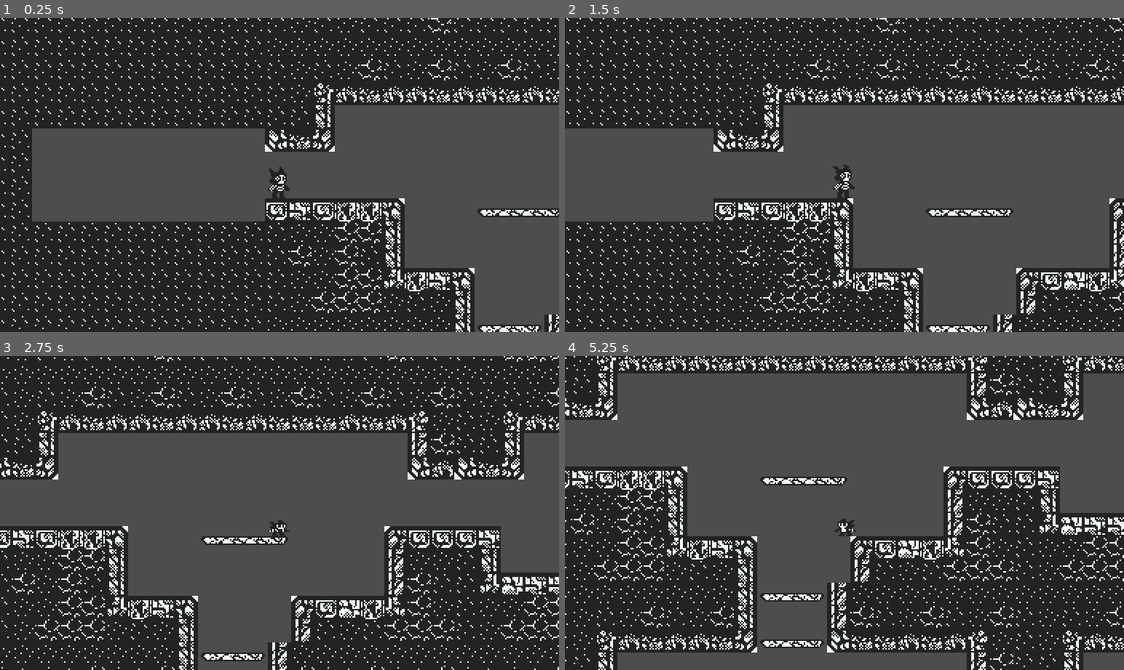
Above: before the commit, frames 1-4 (two rows, left to right).
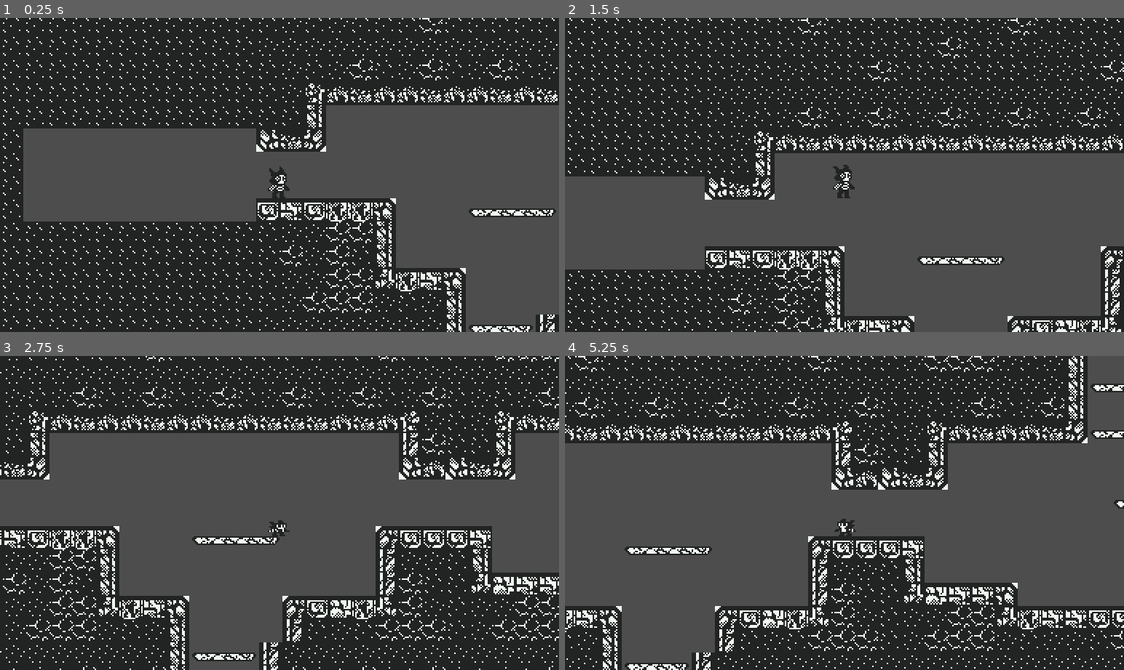
Above: after the commit, the same moments.

Repository: SpeedOfSmell/cryptid-caper
Game: Godot game, scene res://assets/game/game_manager.tscn
Two runs of this game, one before a commit and one after it. Both use one fixed random seed, a clock stepped at 60 frames per second and the inputs below.
Inputs:
- Up to frame 1 (0.25 s): no input
- Up to frame 2 (1.5 s): tap Enter at 0.5 s; hold S (duck) 0.53-1.28 s; hold D (walk_right) from 0.53 s (still down); tap Space (jump) at 0.77, 1.25 s; tap S (duck) at 1.35 s
- Up to frame 3 (2.75 s): tap Space (jump) at 1.52 s; release D (walk_right) at 2.03 s; hold A (walk_left) from 2.03 s (still down); hold S (duck) from 2.03 s (still down)
- Up to frame 4 (5.25 s): tap Enter at 2.75 s; release A (walk_left) at 2.78 s; release S (duck) at 2.78 s; hold D (walk_right) 2.78-4.28 s; tap S (duck) at 2.85, 4.35 s; tap Space (jump) at 3.02, 3.77, 4.52 s; hold S (duck) 3.53-4.28 s; hold A (walk_left) 4.28-5.03 s; hold D (walk_right) from 5.03 s (still down); hold S (duck) from 5.03 s (still down)

The runs differ from the first frame. In frame 1, 9.8% of the frame differs, in the area x 0-100%, y 0-100%; in frame 2, 36%; in frame 3, 13%; in frame 4, 60%.

Commit message:
readd room traversal

Diff:
--- a/assets/game/room_manager/room.gd
+++ b/assets/game/room_manager/room.gd
@@ -2,7 +2,7 @@
 extends Node2D
 
 signal request_room_change(source_room: Room, destination_room: Room, spawn_position: Vector2)
-signal request_room_change_new_room(source_room: Room, door_index: int)
+signal request_room_change_new_room(source_room: Room)
 
 var tilemap: TileMapLayer
 
@@ -14,29 +14,23 @@
 var tile_size: Vector2i
 var room_id := -1
 
-# Y tile coordinate of bottom tile of entry door
-var entry_door_y: int
-# Tile coordinates of bottom tile of exit doors
-var exit_door_positions: Array[Vector2i] = []
+var entrance_rect: Rect2i
+var exit_rect: Rect2i
 
 var previous_room: Room
-var previous_exit_door_index := -1
-var next_rooms: Array[Room] = []
+var next_room: Room
 var transition_requested := false
 var entry_settle_physics_frames := 0
 
 func get_entry_spawn_position() -> Vector2:
-	# Spawn one tile to the right of the entry door on the room's left wall
-	return Vector2(2 * tile_size.x, entry_door_y * tile_size.y)
+	# Spawn just inside the room, to the right of its entrance rectangle.
+	var spawn_tile := Vector2i(entrance_rect.end.x + 1, entrance_rect.position.y + entrance_rect.size.y / 2)
+	return Vector2(spawn_tile.x * tile_size.x, spawn_tile.y * tile_size.y)
 
-func get_exit_spawn_position(door_index: int) -> Vector2:
-	if door_index < 0 or door_index >= exit_door_positions.size():
-		push_error("Room was entered from an invalid exit door index: %s" % door_index)
-		return Vector2.ZERO
-
-	var exit_door_pos := exit_door_positions[door_index]
-	# Spawn a tile to the left of the matching exit door on the right wall
-	return Vector2((exit_door_pos.x - 1) * tile_size.x, exit_door_pos.y * tile_size.y)
+func get_exit_spawn_position() -> Vector2:
+	# Spawn just inside the room, to the left of its exit rectangle.
+	var spawn_tile := Vector2i(exit_rect.position.x - 1, exit_rect.position.y + exit_rect.size.y / 2)
+	return Vector2(spawn_tile.x * tile_size.x, spawn_tile.y * tile_size.y)
 
 func prepare_for_entry() -> void:
 	# Ignore stale overlap events while the physics server applies the player's new position.
@@ -58,21 +52,18 @@
 		if previous_room == null:
 			return
 		transition_requested = true
-		request_room_change.emit(self, previous_room, previous_room.get_exit_spawn_position(previous_exit_door_index))
+		request_room_change.emit(self, previous_room, previous_room.get_exit_spawn_position())
 		return
 
-	# Somehow player entered a door with an index that doesn't make sense
-	if door < -1 or door >= next_rooms.size():
-		printerr("Player attempted to enter a door with index %s but only %s")
+	# The exit rectangle is the only forward door in a linear room path.
+	if door != 0:
+		printerr("Player attempted to enter an invalid room door index: %s" % door)
 		return
 
-	# Player entered a door to a subsequent room that was not yet generated
-	if next_rooms[door] == null:
+	if next_room == null:
 		transition_requested = true
-		request_room_change_new_room.emit(self, door)
+		request_room_change_new_room.emit(self)
 		return
-	# Player entered a door to a subsequent room that was already generated
-	else:
-		transition_requested = true
-		request_room_change.emit(self, next_rooms[door], next_rooms[door].get_entry_spawn_position())
-		return
+
+	transition_requested = true
+	request_room_change.emit(self, next_room, next_room.get_entry_spawn_position())
--- a/assets/game/room_manager/room_generator.gd
+++ b/assets/game/room_manager/room_generator.gd
@@ -33,10 +33,11 @@
 
 	var room: Room = _room_scene.instantiate()
 	room.tilemap = room.get_node("TileMapLayer")
+	room.tile_size = room.tilemap.tile_set.tile_size
 
 	_spawn_chunks(chunk_map, room.tilemap, starting_coords, ending_coords)
 	_fill_walls(room.tilemap, room_size)
-	_create_room_exits(room.tilemap, starting_coords, ending_coords)
+	_create_room_exits(room, starting_coords, ending_coords)
 
 	return room
 
@@ -406,7 +407,8 @@
 				continue   # inside the chunk area, leave it alone
 			tilemap.set_cell(cell, 0, Vector2i(5,1))
 
-func _create_room_exits(tilemap: TileMapLayer, starting_coords: Vector2i, ending_coords: Vector2i):
+func _create_room_exits(room: Room, starting_coords: Vector2i, ending_coords: Vector2i):
+	var tilemap := room.tilemap
 	var start_entrance_top := (starting_coords.y * CHUNK_SIZE.y) + (CHUNK_SIZE.y / 2) - 2
 	var start_entrance_left := -10
 	var entrance_rect: Rect2i = Rect2i(Vector2i(start_entrance_left, start_entrance_top), Vector2i(10, 4))
@@ -417,6 +419,29 @@
 
 	_erase_rect(tilemap, entrance_rect)
 	_erase_rect(tilemap, exit_rect)
+
+	room.entrance_rect = entrance_rect
+	room.exit_rect = exit_rect
+	_create_door_area(room, entrance_rect, -1)
+	_create_door_area(room, exit_rect, 0)
+
+
+func _create_door_area(room: Room, door_rect: Rect2i, door_index: int) -> void:
+	var door_area := Area2D.new()
+	var door_collision := CollisionShape2D.new()
+	var door_shape := RectangleShape2D.new()
+	door_shape.size = Vector2(
+		door_rect.size.x * room.tile_size.x,
+		door_rect.size.y * room.tile_size.y
+	)
+	door_collision.shape = door_shape
+	door_area.add_child(door_collision)
+	door_area.position = Vector2(
+		door_rect.position.x * room.tile_size.x + door_shape.size.x / 2.0,
+		door_rect.position.y * room.tile_size.y + door_shape.size.y / 2.0
+	)
+	door_area.body_entered.connect(room.door_entered.bind(door_index))
+	room.add_child(door_area)
 
 func _erase_rect(layer: TileMapLayer, rect: Rect2i) -> void:
 	for y in range(rect.position.y, rect.end.y):
--- a/assets/game/room_manager/room_manager.gd
+++ b/assets/game/room_manager/room_manager.gd
@@ -13,27 +13,23 @@
 func _ready() -> void:
 	#TODO: move this music starting to somewhere else once its more organized, state machine?
 	AudioManager.play_music(music)
-	_current_room = _generate_new_room(null, -1)
+	_current_room = _generate_new_room(null)
 	_assign_room_id(_current_room)
 
 	_player = _player_scene.instantiate()
-	#_place_player(_current_room.get_entry_spawn_position())
-	_place_player(Vector2(10, 303))
+	_place_player(_current_room.get_entry_spawn_position())
 
 	add_child(_current_room)
 	add_child(_player)
 	print("Current room: %d" % _current_room.room_id)
 
 
-# source_room: previous room that leads to this new room
-# door index: index of door in previous room that connects the rooms
-func _generate_new_room(source_room: Room, door_index: int) -> Room:
+func _generate_new_room(source_room: Room) -> Room:
 	var room = _room_generator.generate_room()
 	room.previous_room = source_room
-	room.previous_exit_door_index = door_index
 
 	if source_room != null:
-		source_room.next_rooms[door_index] = room
+		source_room.next_room = room
 
 	room.request_room_change.connect(_change_room)
 	room.request_room_change_new_room.connect(_change_to_new_room)
@@ -41,8 +37,8 @@
 	return room
 
 
-func _change_to_new_room(source_room: Room, door_index: int):
-	var new_room := _generate_new_room(source_room, door_index)
+func _change_to_new_room(source_room: Room):
+	var new_room := _generate_new_room(source_room)
 	_change_room(source_room, new_room, new_room.get_entry_spawn_position())
 
 
